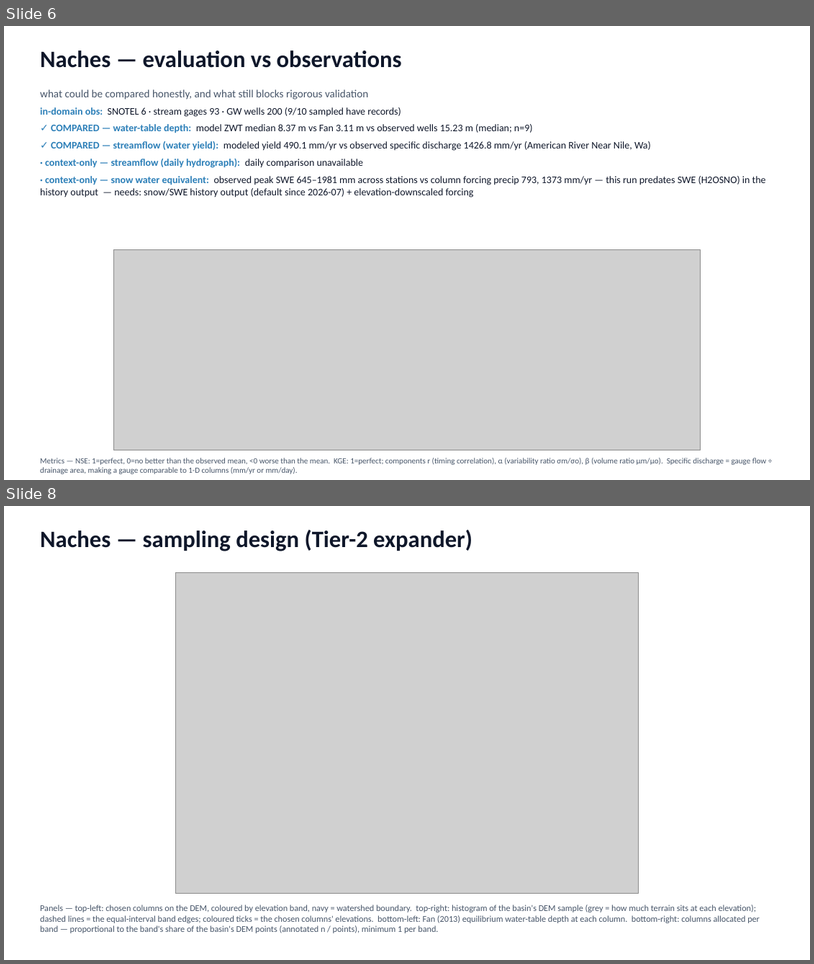
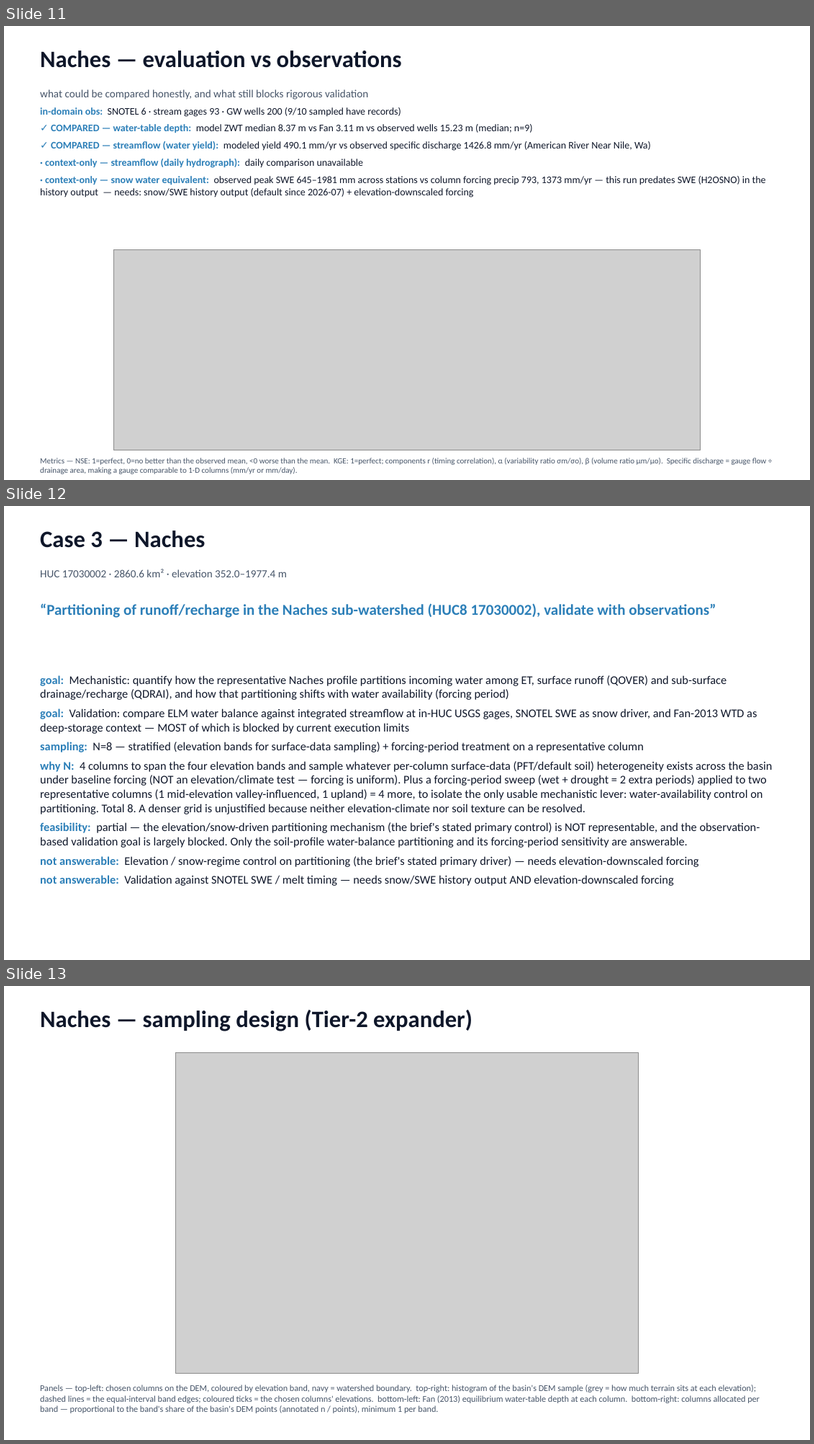
Before and after one commit to hoangtv1899/multi-agent-framework, a slide deck: docs/slides/story_20260704.pptx. Shown one above the other, each under a label of ours: slides 6 and 8 before the commit, slides 11, 12 and 13 after it; the slides between them are not shown. The pictures are 814x964 and 814x1444 pixels, drawn with LibreOffice and Linux fonts; fonts in the diff are those of the drawing; grey boxes stand for pictures. Boxes give left, top, right and bottom in pixels: in the first picture for what was removed or moved away, otherwise in the second. Text is boxed around its words. In the diff, an @@ line names an element or a change of style, - is before the commit and + after.

```diff
--- a/docs/slides/story_20260704.pptx
+++ b/docs/slides/story_20260704.pptx
@@ slide 12 added at <box>4,506,810,960</box>, background #FFFFFF @@
@@ text added at <box>40,530,205,548</box>, 28 pt, text #0F172A, bold @@
+Case 3 — Naches
@@ text added at <box>40,569,287,577</box>, 13 pt, text #475569 @@
+HUC 17030002 · 2860.6 km² · elevation 352.0–1977.4 m
@@ text added at <box>40,603,716,618</box>, 18 pt, text #2C7FB8, bold @@
+“Partitioning of runoff/recharge in the Naches sub-watershed (HUC8 17030002), validate with observations”
@@ text added at <box>40,675,772,885</box>, 14 pt, text #0F172A @@
+goal: Mechanistic: quantify how the representative Naches profile partitions incoming water among ET, surface runoff (QOVER) and sub-surface drainage/recharge (QDRAI), and how that partitioning shifts with water availability (forcing period)
+goal: Validation: compare ELM water balance against integrated streamflow at in-HUC USGS gages, SNOTEL SWE as snow driver, and Fan-2013 WTD as deep-storage context — MOST of which is blocked by current execution limits
+sampling: N=8 — stratified (elevation bands for surface-data sampling) + forcing-period treatment on a representative column
+why N: 4 columns to span the four elevation bands and sample whatever per-column surface-data (PFT/default soil) heterogeneity exists across the basin under baseline forcing (NOT an elevation/climate test — forcing is uniform). Plus a forcing-period sweep (wet + drought = 2 extra periods) applied to two representative columns (1 mid-elevation valley-influenced, 1 upland) = 4 more, to isolate the only usable mechanistic lever: water-availability control on partitioning. Total 8. A denser grid is unjustified because neither elevation-climate nor soil texture can be resolved.
+feasibility: partial — the elevation/snow-driven partitioning mechanism (the brief's stated primary control) is NOT representable, and the observation-based validation goal is largely blocked. Only the soil-profile water-balance partitioning and its forcing-period sensitivity are answerable.
+not answerable: Elevation / snow-regime control on partitioning (the brief's stated primary driver) — needs elevation-downscaled forcing
+not answerable: Validation against SNOTEL SWE / melt timing — needs snow/SWE history output AND elevation-downscaled forcing
@@ what was slide 6 is now slide 11 @@
@@ what was slide 8 is now slide 13 @@
```
Also in this commit, not shown: 10 slides changed, 5 other slides added.
